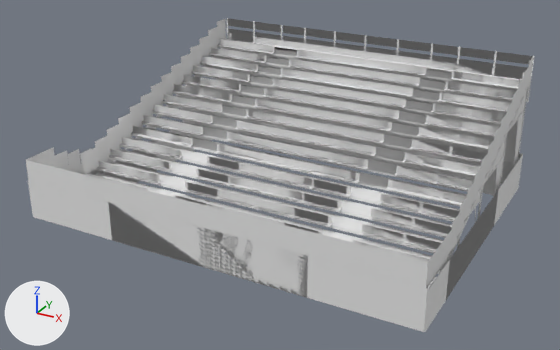
Renders of the OBJ model Assets/Models/grandstand/generic medium.obj from each side of a commit.
Both versions are drawn from a 50 mm lens placed at (19.8, -37.3, 20.0), pointed at (-0.2, -1.0, 1.9). The axes (+X, +Y, +Z) are drawn at lower left. The lights are the same throughout. Where no turn or scale is listed for an object, it has been applied to the vertices.

Names of what the first picture shows: 'Node_013_mel_grandstand_genericmedium_a_physics_!bk'.
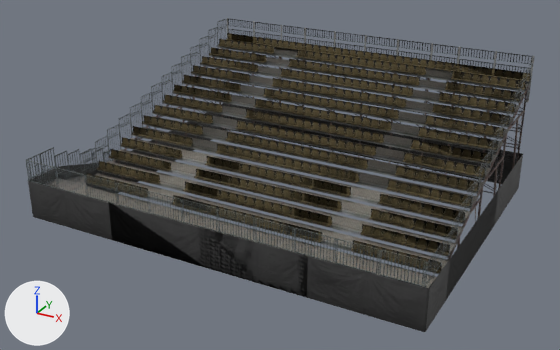
Location of each change, (x1, y1, x2, y2) in pixels of the pictures (560 x 350 px):
'Node_013_mel_grandstand_genericmedium_a_physics_!bk', surface changed
    both: (26, 18, 535, 332)

The change, as a list of edits to the scene's bpy script:
```text
Add img_generic_medium_01_c_png:
    img_generic_medium_01_c_png = load_image('generic medium_01_c.png', 'generic medium_01_c.png', 256, 512, 'sRGB')
Add img_generic_medium_01_b_png:
    img_generic_medium_01_b_png = load_image('generic medium_01_b.png', 'generic medium_01_b.png', 256, 512, 'sRGB')
Add img_generic_medium_01_a_png:
    img_generic_medium_01_a_png = load_image('generic medium_01_a.png', 'generic medium_01_a.png', 512, 256, 'sRGB')
Change mat_mel_grandstand_brabham_a_0_material:
    remove mat_mel_grandstand_brabham_a_0_material.base_color = (0.8, 0.8, 0.8)  # white #e7e7e7
    add mat_mel_grandstand_brabham_a_0_material.texture = img_generic_medium_01_a_png
    mat_mel_grandstand_brabham_a_0_material.roughness: 1.0 -> 0.69
Change mat_mel_grandstand_railing_0_material_001:
    where n0 = _N.new('ShaderNodeBsdfPrincipled'); n0.name = 'Principled BSDF'
    n0.inputs[2].default_value: 1.0 -> 0.69  # 'Roughness'
    add n2 = _N.new('ShaderNodeTexImage'); n2.name = 'Image Texture'
    add n2.image = img_generic_medium_01_b_png
    add n3 = _N.new('ShaderNodeTexImage'); n3.name = 'Image Texture.001'
    add n3.image = img_generic_medium_01_b_png
    add _L.new(n2.outputs[0], n0.inputs[0])  # 'Color' to 'Base Color'
    add _L.new(n3.outputs[1], n0.inputs[4])  # 'Alpha' to 'Alpha'
Change mat_el_grandstand_brabham_a_seat_material:
    remove mat_el_grandstand_brabham_a_seat_material.base_color = (0.8, 0.8, 0.8)  # white #e7e7e7
    add mat_el_grandstand_brabham_a_seat_material.texture = img_generic_medium_01_c_png
    mat_el_grandstand_brabham_a_seat_material.roughness: 1.0 -> 0.69
```
